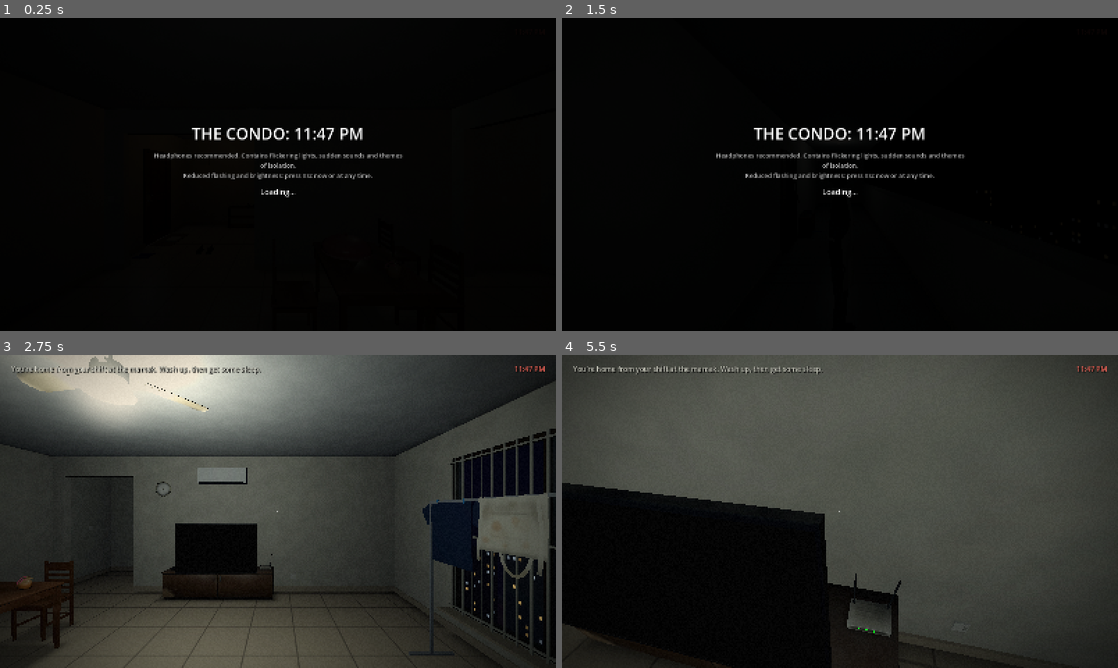
Above: before the commit, frames 1-4 (two rows, left to right).
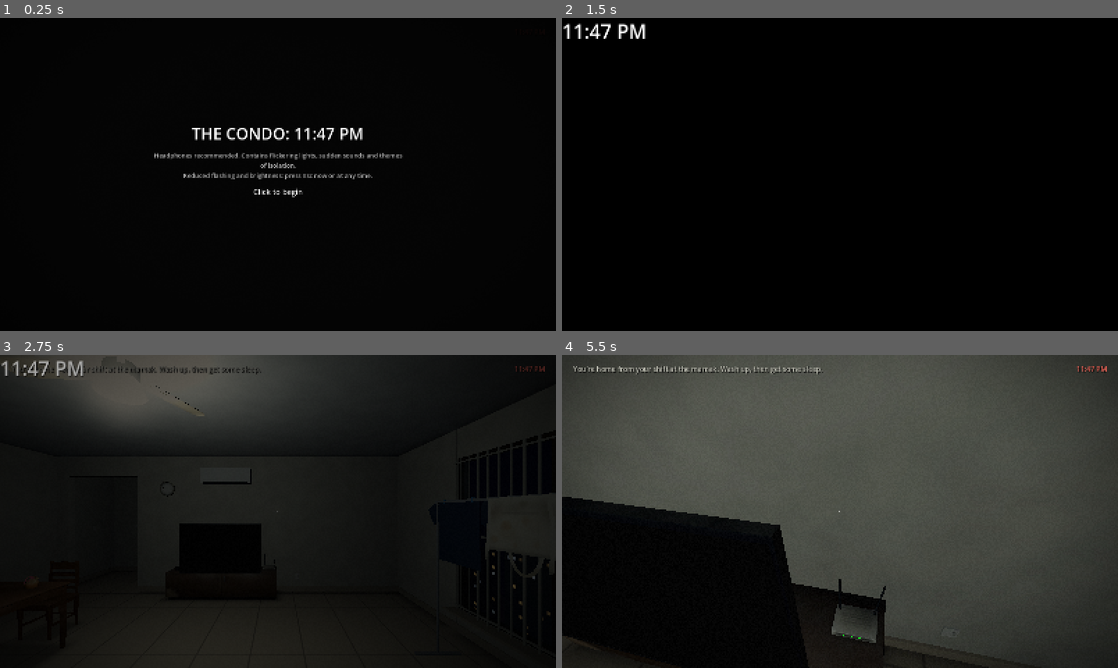
Above: after the commit, the same moments.

Repository: chengboonrong/the-condo
Game: Godot game, scene res://scenes/road.tscn
Two runs of this game, one before a commit and one after it. Both use one fixed random seed, a clock stepped at 60 frames per second and the inputs below. Before the commit the project starts from res://scenes/main.tscn.
Inputs (mouse positions are in pixels of both pictures, inside the frame that each line leads up to):
- Up to frame 1 (0.25 s): no input
- Up to frame 2 (1.5 s): tap Enter at 0.5 s; move the mouse to (962, 158) at 0.52 s; hold D (move_right) 0.53-1.25 s; hold E (interact) 0.53-1.25 s; click (962, 158) at 0.67 s; tap Space at 1.25 s; drag from (728, 190) to (812, 237) at 1.27 s
- Up to frame 3 (2.75 s): tap Enter at 2 s; move the mouse to (333, 442) at 2.02 s; hold D (move_right) from 2.03 s (still down); hold F (flashlight) from 2.03 s (still down); click (333, 442) at 2.17 s; tap E (interact) at 2.3 s
- Up to frame 4 (5.5 s): move the mouse to (834, 517) at 2.77 s; release D (move_right) at 2.78 s; release F (flashlight) at 2.78 s; hold W (move_forward) 2.78-4.25 s; tap E (interact) at 2.85, 3.8, 5.1 s; click (834, 517) at 2.92 s; move the mouse to (878, 514) at 3.52 s; hold Shift (sprint) 3.53-4.25 s; click (878, 514) at 3.67 s; tap Escape (pause) at 4.15 s; click "Resume" at 4.25 s; tap Space at 5 s; move the mouse to (795, 508) at 5.02 s; hold W (move_forward) from 5.03 s (still down); click (795, 508) at 5.17 s

The runs differ from the first frame. In frame 1, 0.1% of the frame differs, in the area x 45-55%, y 54-58%; in frame 2, 1.9%; in frame 3, 72%, in the area x 0-100%, y 0-100%; in frame 4, 5.2%.
Error after the commit: Cannot call method 'set_input_as_handled' on a null value. (res://scripts/ui/hud.gd:286)

Commit message:
feat: the road comes first, and hands over to the flat at 11:47
road.tscn is now the main scene. For now it shows the start card, and a click
hands straight over to the flat through Journey, which carries the road's
ending and sends both restart paths back to the road. The flat arrives with a
black 11:47 PM card, skips its start card and starts the story at once.
--flat / --perf keep the flat's own start card and probe.

The pointer-lock and focus rules move from Main into PauseMenu so the road
shares them; playing now counts reading a note or peeping. The smoke scripts
require a ROAD-SMOKE ok line before SMOKE ok, except with --flat.

Co-Authored-By: Claude Opus 5.5 <noreply@anthropic.com>

Diff:
--- a/project.godot
+++ b/project.godot
@@ -12,7 +12,7 @@
 
 config/name="The Condo: 11:47 PM"
 config/description="First-person psychological horror prototype."
-run/main_scene="res://scenes/main.tscn"
+run/main_scene="res://scenes/road.tscn"
 config/features=PackedStringArray("4.7", "GL Compatibility")
 config/icon="res://icon.svg"
 
@@ -21,6 +21,7 @@
 EventBus="*res://scripts/core/event_bus.gd"
 WorldState="*res://scripts/core/world_state.gd"
 Settings="*res://scripts/core/settings.gd"
+Journey="*res://scripts/core/journey.gd"
 
 [display]
 
--- /dev/null
+++ b/scenes/road.tscn
@@ -0,0 +1,13 @@
+[gd_scene load_steps=4 format=3]
+
+[ext_resource type="Script" path="res://scripts/road/road_main.gd" id="1"]
+[ext_resource type="PackedScene" path="res://scenes/player/player.tscn" id="2"]
+[ext_resource type="Script" path="res://scripts/ui/hud.gd" id="3"]
+
+[node name="Road" type="Node3D"]
+script = ExtResource("1")
+
+[node name="Player" parent="." instance=ExtResource("2")]
+
+[node name="Hud" type="CanvasLayer" parent="."]
+script = ExtResource("3")
--- /dev/null
+++ b/scripts/core/journey.gd
@@ -0,0 +1,23 @@
+extends Node
+## Autoload. The road comes first and the flat follows: this carries the road's outcome into the flat and sends
+## a restart back to the road.
+
+const ROAD_SCENE := "res://scenes/road.tscn"
+const FLAT_SCENE := "res://scenes/main.tscn"
+
+## How the road ended. &"" means the flat was opened directly, without the road.
+var road_ending: StringName = &""
+## Tests and tools set this to false to see the state change without the scene change.
+var change_scenes := true
+
+
+func arrive(ending: StringName) -> void:
+	road_ending = ending
+	if change_scenes:
+		get_tree().change_scene_to_file(FLAT_SCENE)
+
+
+func restart() -> void:
+	road_ending = &""
+	if change_scenes:
+		get_tree().change_scene_to_file(ROAD_SCENE)
--- a/scripts/main.gd
+++ b/scripts/main.gd
@@ -1,3 +1,4 @@
+class_name Main
 extends Node3D
 ## Composition root: builds the condo, places the player, wires presentation to the simulation.
 
@@ -15,11 +16,12 @@
 var silhouette: Silhouette
 var ready_msec := 0  # engine start to the condo built, for the perf report
 var loaded := false  # the shader warm-up is done and the player's camera is back (tools wait for this)
-var _uncaptured := 0.0  # web: seconds in play without pointer lock
 var _automated := false
 
 
 func _ready() -> void:
+	if Journey.road_ending != &"":  # he has come down from the road: a black card until the flat is built
+		hud.show_card("11:47 PM")
 	WorldState.reset()
 	ApartmentLayout.apply_initial_state()
 	builder = ApartmentBuilder.new()
@@ -66,6 +68,9 @@
 		await _compile_shaders()
 	loaded = true
 	hud.allow_start()
+	if Journey.road_ending != &"":  # no start card: he was already playing, and wakes at 11:47
+		hud.start()
+		hud.hide_card(1.5)
 	if has_flag("smoke"):
 		_smoke()
 	elif has_flag("perf"):
@@ -155,22 +160,17 @@
 
 
 func _process(delta: float) -> void:
-	# Browsers use Esc to leave pointer lock without Godot seeing the key, and refuse a lock that wasn't
-	# asked for by a click (or comes within a second of leaving). So on the web the game never runs without
-	# the mouse: half a second in play without pointer lock opens the menu, whose Resume button is a click.
-	# The half second covers the moment a browser takes to grant the lock after a click.
-	if not OS.has_feature("web") or _automated or pause.is_open() or not player.input_enabled or Input.mouse_mode == Input.MOUSE_MODE_CAPTURED:
-		_uncaptured = 0.0
-		return
-	_uncaptured += delta
-	if _uncaptured > 0.5:
-		pause.open()
+	pause.guard(delta, _playing(), OS.has_feature("web"))
 
 
 func _notification(what: int) -> void:
-	# Reading a note counts: time keeps running behind it.
-	if what == NOTIFICATION_APPLICATION_FOCUS_OUT and player != null and (player.input_enabled or hud.is_inspecting()) and not pause.is_open() and not _automated:
-		pause.open()
+	if what == NOTIFICATION_APPLICATION_FOCUS_OUT and player != null:
+		pause.focus_lost(_playing())
+
+
+## In the world: moving, or holding still to read a note or look through the peephole (time keeps running behind them).
+func _playing() -> bool:
+	return (player.input_enabled or hud.is_inspecting()) and not _automated
 
 
 func _on_started() -> void:
--- /dev/null
+++ b/scripts/road/road_main.gd
@@ -0,0 +1,81 @@
+class_name RoadMain
+extends Node3D
+## The road down the mountain, the first scene of the game: it ends by handing over to the flat (see Journey).
+## For now it is empty: the start card, and a click ends the road at once.
+
+## The road is over. `ending` is how it went; Journey carries it into the flat.
+signal finished(ending: StringName)
+
+@onready var player: PlayerController = $Player
+@onready var hud: Hud = $Hud
+
+var pause: PauseMenu
+var loaded := false  # the start card is ready to be clicked (tools wait for this)
+var _automated := false
+
+
+func _ready() -> void:
+	WorldState.reset()
+	pause = PauseMenu.new()
+	pause.name = "PauseMenu"
+	add_child(pause)
+	hud.bind(player)
+	hud.started.connect(_on_started)
+	if Main.has_flag("flat") or Main.has_flag("perf"):  # checks of the flat alone: straight to its own start card
+		Journey.arrive.call_deferred(&"")  # deferred: the tree is still adding this scene, the first one
+		return
+	_finish_loading.call_deferred()
+
+
+func _finish_loading() -> void:
+	loaded = true
+	hud.allow_start()
+	if Main.has_flag("smoke"):
+		_smoke()
+
+
+## `-- --smoke` / `?smoke`: the road starts at once and runs 3 s, then hands over to the flat. The flag carries
+## over, so the flat's own SMOKE line follows. A failed road stops here.
+func _smoke() -> void:
+	_automated = true
+	hud.start()
+	await get_tree().create_timer(3.0).timeout
+	var ok := loaded and player.input_enabled and get_viewport().get_camera_3d() == player.camera
+	print("ROAD-SMOKE %s time=%.1f gpu=%s" % ["ok" if ok else "FAIL", WorldState.time, RenderingServer.get_video_adapter_name()])
+	if ok:
+		finish(&"alive")
+	elif not OS.has_feature("web"):
+		get_tree().quit(1)
+
+
+func finish(ending: StringName) -> void:
+	finished.emit(ending)
+	Journey.arrive(ending)
+
+
+func _on_started() -> void:
+	if not _automated:  # the smoke run plays its 3 s first and ends the road itself
+		finish(&"alive")
+
+
+func _process(delta: float) -> void:
+	pause.guard(delta, _playing(), OS.has_feature("web"))
+
+
+func _notification(what: int) -> void:
+	if what == NOTIFICATION_APPLICATION_FOCUS_OUT and player != null and pause != null:
+		pause.focus_lost(_playing())
+
+
+## In the world: moving, or holding still to read a note or look through the peephole (time keeps running behind them).
+func _playing() -> bool:
+	return (player.input_enabled or hud.is_inspecting()) and not _automated
+
+
+func _unhandled_input(event: InputEvent) -> void:
+	# The HUD sees input first: Esc while reading closes the note instead.
+	if event.is_action_pressed("pause") and (player.input_enabled or hud.is_on_start_card()):
+		pause.open(player.input_enabled)  # from the start card: settings (reduced flashing) before playing
+		get_viewport().set_input_as_handled()
+	elif event is InputEventMouseButton and event.pressed and player.input_enabled and Input.mouse_mode != Input.MOUSE_MODE_CAPTURED:
+		Input.mouse_mode = Input.MOUSE_MODE_CAPTURED  # in case the browser refused the first request
--- a/scripts/ui/hud.gd
+++ b/scripts/ui/hud.gd
@@ -1,6 +1,7 @@
 class_name Hud
 extends CanvasLayer
-## Crosshair, interaction prompt, objective, clock, subtitles, inspection panel, the peephole's lens and the start card.
+## Crosshair, interaction prompt, objective, clock, subtitles, inspection panel, the peephole's lens, the start card
+## and a black card for scene changes.
 
 signal started
 
@@ -66,6 +67,10 @@
 var _start: Control
 var _click: Label
 var _can_start := false
+var _started := false
+var _card: ColorRect
+var _card_label: Label
+var _card_tween: Tween
 var _crosshair: ColorRect
 var _ending: ColorRect
 var _ending_title: Label
@@ -128,6 +133,7 @@
 	_anchor(_clock, Control.PRESET_TOP_RIGHT, Rect2(-232, 26, 200, 40))
 	_clock.modulate = Color(0.95, 0.4, 0.35, 0.9)
 
+	_build_card(root)  # over the labels above, under the subtitles
 	_subtitle = _label(root, 24, HORIZONTAL_ALIGNMENT_CENTER)
 	_anchor(_subtitle, Control.PRESET_CENTER_BOTTOM, Rect2(-560, -150, 1120, 110))
 	_subtitle.autowrap_mode = TextServer.AUTOWRAP_WORD_SMART
@@ -204,6 +210,17 @@
 	root.add_child(_inspect)
 
 
+func _build_card(root: Control) -> void:
+	_card = ColorRect.new()
+	_card.color = Color.BLACK
+	_card.set_anchors_preset(Control.PRESET_FULL_RECT)
+	_card.visible = false
+	root.add_child(_card)
+	_card_label = _label(_card, 56, HORIZONTAL_ALIGNMENT_CENTER)
+	_card_label.set_anchors_preset(Control.PRESET_FULL_RECT)
+	_card_label.vertical_alignment = VERTICAL_ALIGNMENT_CENTER
+
+
 func _build_start(root: Control) -> void:
 	_start = ColorRect.new()
 	(_start as ColorRect).color = Color(0, 0, 0, 0.94)
@@ -262,7 +279,7 @@
 	if _ending.visible:
 		if event is InputEventMouseButton and event.pressed:
 			get_viewport().set_input_as_handled()
-			get_tree().reload_current_scene()
+			Journey.restart()
 		return
 	if _start.visible and _can_start and event is InputEventMouseButton and event.pressed:
 		start()
@@ -275,12 +292,46 @@
 	_click.text = "Click to begin"
 
 
-## Leaves the start card and starts the game (a click, or the release smoke check).
+## Leaves the start card and starts the game (a click, or the release smoke check). Once only: a second call does nothing.
 func start() -> void:
+	if _started:
+		return
+	_started = true
 	_start.visible = false
 	Input.mouse_mode = Input.MOUSE_MODE_CAPTURED
 	player.input_enabled = true
 	started.emit()
+
+
+## A black card with centred text over everything but the subtitles. It replaces the start card, which a player
+## who comes from the road has already passed.
+func show_card(text: String) -> void:
+	if _card_tween != null:
+		_card_tween.kill()
+	_card.modulate.a = 1.0
+	_card_label.text = text
+	_card.visible = true
+	_start.visible = false
+
+
+## Fades the card out over `seconds`.
+func hide_card(seconds: float) -> void:
+	if _card_tween != null:
+		_card_tween.kill()
+	if seconds <= 0.0:
+		_card.visible = false
+		return
+	_card_tween = create_tween()
+	_card_tween.tween_property(_card, "modulate:a", 0.0, seconds)
+	_card_tween.tween_callback(func() -> void: _card.visible = false)
+
+
+func is_card_shown() -> bool:
+	return _card.visible
+
+
+func card_text() -> String:
+	return _card_label.text
 
 
 func show_subtitle(text: String, duration: float) -> void:
--- a/scripts/ui/pause_menu.gd
+++ b/scripts/ui/pause_menu.gd
@@ -6,6 +6,7 @@
 var _panel: Control
 var _quit: Button
 var _capture_on_close := true
+var _uncaptured := 0.0  # web: seconds in play without pointer lock
 
 
 func _ready() -> void:
@@ -49,7 +50,7 @@
 	_check(box, "Reduced flashing", "reduced_flashing")
 	_button(box, "Restart", func() -> void:
 		get_tree().paused = false
-		get_tree().reload_current_scene())
+		Journey.restart())
 	_quit = _button(box, "Quit", func() -> void: get_tree().quit())
 	_quit.visible = not OS.has_feature("web")  # a browser tab is closed, not quit
 	visible = false
@@ -72,6 +73,26 @@
 	get_tree().paused = false
 	if _capture_on_close:
 		Input.mouse_mode = Input.MOUSE_MODE_CAPTURED  # a click on Resume is the gesture browsers need
+
+
+## The scene calls this every frame. Browsers use Esc to leave pointer lock without Godot seeing the key, and
+## refuse a lock that wasn't asked for by a click (or comes within a second of leaving). So on the web the game
+## never runs without the mouse: half a second in play without pointer lock opens the menu, whose Resume button
+## is a click. The half second covers the moment a browser takes to grant the lock after a click.
+## playing: the player is in the world, moving or holding still to read or peep, and nothing automated is driving.
+func guard(delta: float, playing: bool, web: bool) -> void:
+	if not web or not playing or is_open() or Input.mouse_mode == Input.MOUSE_MODE_CAPTURED:
+		_uncaptured = 0.0
+		return
+	_uncaptured += delta
+	if _uncaptured > 0.5:
+		open()
+
+
+## The scene calls this when the window loses focus. Time runs behind a note too, so reading counts as playing.
+func focus_lost(playing: bool) -> void:
+	if playing and not is_open():
+		open()
 
 
 func _unhandled_input(event: InputEvent) -> void:
--- /dev/null
+++ b/tests/integration/test_journey.gd
@@ -0,0 +1,174 @@
+extends TestCase
+## The road comes first: it hands over to the flat, the flat wakes at 11:47, both restart paths go back to the
+## road, and the road keeps the flat's pointer-lock rule. Each test puts Journey back as it found it.
+
+var _was_changing := true
+var _was_ending: StringName = &""
+
+
+func _begin() -> void:
+	_was_changing = Journey.change_scenes
+	_was_ending = Journey.road_ending
+	Journey.change_scenes = false
+	Journey.road_ending = &""
+
+
+func _end() -> void:
+	Journey.change_scenes = _was_changing
+	Journey.road_ending = _was_ending
+
+
+## Both scenes set `loaded` once their warm-up is done.
+func _loaded(node: Node) -> void:
+	for i in 600:
+		if node.get("loaded"):
+			return
+		await tree.process_frame
+
+
+func _scene(path: String) -> Node3D:
+	var node: Node3D = load(path).instantiate()
+	tree.root.add_child(node)
+	return node
+
+
+func test_flat_opened_directly_keeps_its_start_card() -> bool:
+	_begin()
+	var main := _scene(Journey.FLAT_SCENE)
+	await _loaded(main)
+	check(main.hud.is_on_start_card(), "start card shown")
+	check(not main.hud.is_card_shown(), "and no wake card")
+	check(not main.runtime.story_running, "story waits for the click")
+	main.queue_free()
+	_end()
+	return true
+
+
+func test_arriving_from_the_road_wakes_at_1147() -> bool:
+	_begin()
+	for ending: StringName in [&"alive", &"saved", &"caught"]:
+		Journey.road_ending = ending
+		var main := _scene(Journey.FLAT_SCENE)
+		check(main.hud.is_card_shown(), "%s: wake card from the first frame" % ending)  # before the warm-up ends
+		eq(main.hud.card_text(), "11:47 PM", "%s: same card for every road ending" % ending)
+		await _loaded(main)
+		check(not main.hud.is_on_start_card(), "%s: no start card" % ending)
+		check(main.runtime.story_running, "%s: the story starts without a click" % ending)
+		check(main.player.input_enabled, "%s: and he can move" % ending)
+		eq(WorldState.clock_minutes(), 23 * 60 + 47, "%s: the clock reads 11:47" % ending)
+		main.queue_free()
+		await tree.process_frame
+	_end()
+	return true
+
+
+func test_the_road_hands_over_on_the_click() -> bool:
+	_begin()
+	var road := _scene(Journey.ROAD_SCENE) as RoadMain
+	await _loaded(road)
+	check(road.hud.is_on_start_card(), "the road shows the start card")
+	var ended := []
+	road.finished.connect(func(ending: StringName) -> void: ended.append(ending))
+	road.hud.start()
+	eq(ended, [&"alive"], "for now, the road ends at once, all alive")  # from Task 2 on: road.director.debug_skip() until it ends
+	eq(Journey.road_ending, &"alive", "Journey carries it")
+	road.hud.start()
+	eq(ended, [&"alive"], "a second start does nothing")
+	road.queue_free()
+	_end()
+	return true
+
+
+func test_restart_goes_back_to_the_road() -> bool:
+	_begin()
+	var main := _scene(Journey.FLAT_SCENE)
+	await _loaded(main)
+	Journey.road_ending = &"caught"
+	var restart: Array = main.pause.find_children("*", "Button", true, false).filter(func(b: Button) -> bool: return b.text == "Restart")
+	eq(restart.size(), 1, "the pause menu has one Restart button")
+	(restart[0] as Button).pressed.emit()
+	eq(Journey.road_ending, &"", "Restart clears the road's ending")
+	check(not tree.paused, "and unpauses")
+	Journey.road_ending = &"caught"
+	WorldState.set_ending(&"vacant")
+	for i in 400:
+		if main.hud.is_ending_shown():
+			break
+		await tree.process_frame
+	check(main.hud.is_ending_shown(), "the ending card comes up")
+	var click := InputEventMouseButton.new()
+	click.button_index = MOUSE_BUTTON_LEFT
+	click.pressed = true
+	click.position = Vector2(800, 450)
+	tree.root.push_input(click, true)
+	eq(Journey.road_ending, &"", "the ending card's click clears it too")  # both call sites go through Journey.restart()
+	main.queue_free()
+	_end()
+	return true
+
+
+func test_road_guards_pointer_lock_like_the_flat() -> bool:
+	_begin()
+	var road := _scene(Journey.ROAD_SCENE) as RoadMain
+	await _loaded(road)
+	var pause := road.pause
+	var mode := Input.mouse_mode
+	Input.mouse_mode = Input.MOUSE_MODE_VISIBLE
+	pause.guard(0.3, true, true)
+	check(not pause.is_open(), "0.3 s in play without pointer lock: not yet")
+	pause.guard(0.3, true, true)
+	check(pause.is_open(), "0.6 s: the menu opens")
+	pause.close()
+	Input.mouse_mode = Input.MOUSE_MODE_VISIBLE
+	pause.guard(1.0, false, true)
+	check(not pause.is_open(), "never while not playing")
+	pause.guard(1.0, true, false)
+	check(not pause.is_open(), "never off the web")
+	pause.guard(0.3, true, true)  # the half second counts from the last time the lock was held
+	check(not pause.is_open(), "(the clock was reset by the ticks that did not count)")
+	Input.mouse_mode = mode
+	road.queue_free()
+	_end()
+	return true
+
+
+func test_road_pauses_when_the_window_loses_focus() -> bool:
+	_begin()
+	var road := _scene(Journey.ROAD_SCENE) as RoadMain
+	await _loaded(road)
+	road.notification(Node.NOTIFICATION_APPLICATION_FOCUS_OUT)
+	check(not road.pause.is_open(), "not before the start")
+	road.player.input_enabled = true
+	road.notification(Node.NOTIFICATION_APPLICATION_FOCUS_OUT)
+	check(road.pause.is_open(), "in play, losing focus pauses")
+	road.pause.close()
+	road.queue_free()
+	_end()
+	return true
+
+
+func test_the_card_fades_out_over_the_labels_and_under_the_subtitles() -> bool:
+	_begin()
+	var road := _scene(Journey.ROAD_SCENE) as RoadMain
+	await _loaded(road)
+	var hud := road.hud
+	check(not hud.is_card_shown(), "no card to begin with")
+	hud.show_card("")
+	check(hud.is_card_shown(), "shown")
+	var root := hud._clock.get_parent()
+	check(hud._card.get_parent() == root, "(in the labels' root)")
+	check(hud._card.get_index() > hud._clock.get_index(), "over the HUD labels")
+	check(hud._card.get_index() < hud._subtitle.get_index(), "and under the subtitles")
+	hud.hide_card(0.1)
+	check(hud.is_card_shown(), "still there while it fades")
+	for i in 20:
+		await tree.process_frame
+	check(not hud.is_card_shown(), "gone after the fade")
+	hud.show_card("again")
+	near(hud._card.modulate.a, 1.0, 0.001, "a new card starts opaque")
+	eq(hud.card_text(), "again", "with its own text")
+	hud.hide_card(0.0)
+	check(not hud.is_card_shown(), "no seconds, no fade")
+	road.queue_free()
+	_end()
+	return true
Not shown, added: scripts/core/journey.gd.uid
Not shown, added: scripts/road/road_main.gd.uid
Not shown, added: tests/integration/test_journey.gd.uid
Not shown, changed: tools/smoke.sh
